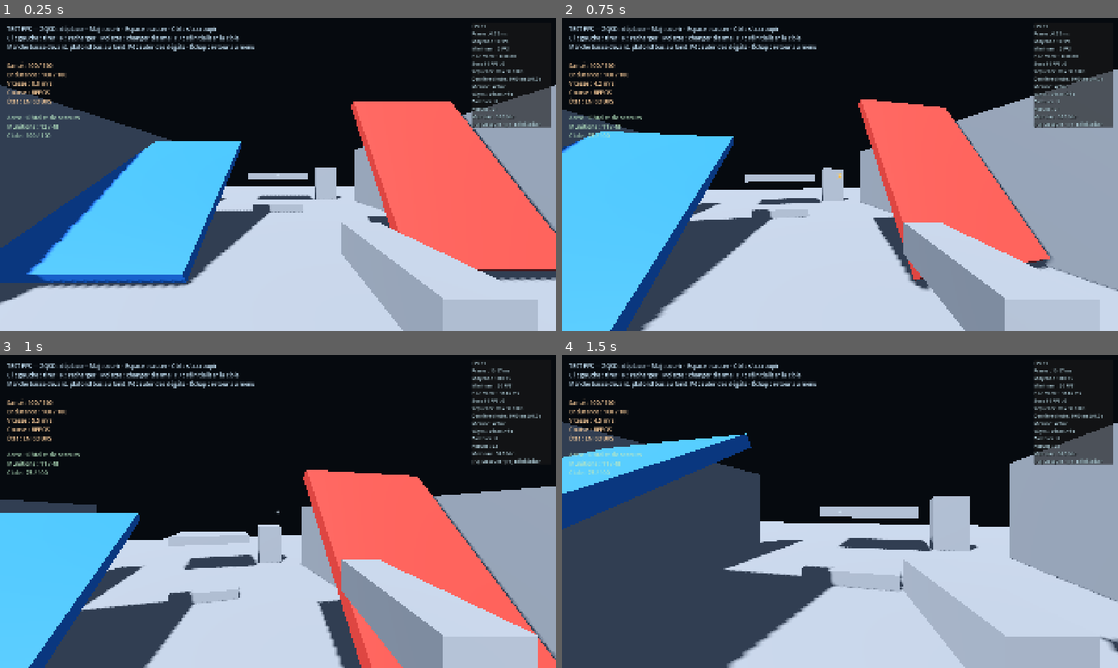
Above: before the commit, frames 1-4 (two rows, left to right).
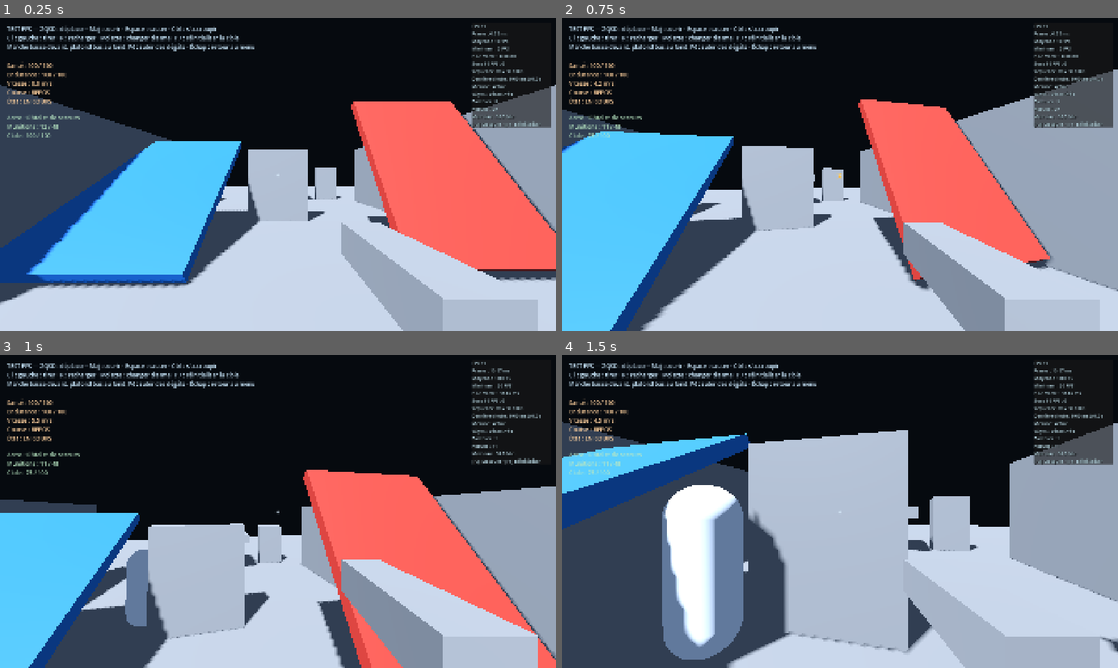
Above: after the commit, the same moments.

Repository: ServOMorph/jeu_zombies
Game: Godot game, scene res://world/dev_player_test.tscn
Two runs of this game, one before a commit and one after it. Both use one fixed random seed, a clock stepped at 60 frames per second and the inputs below. This scene is started directly instead of the project's main scene.
Inputs (mouse positions are in pixels of both pictures, inside the frame that each line leads up to):
- Up to frame 1 (0.25 s): no input
- Up to frame 2 (0.75 s): tap Enter at 0.5 s; move the mouse to (867, 174) at 0.52 s; hold W (move_forward) from 0.53 s (still down); right-click (867, 174) at 0.6 s; click (867, 174) at 0.67 s
- Up to frame 3 (1 s): keep holding W (move_forward); tap Space (jump) at 0.77 s
- Up to frame 4 (1.5 s): keep holding W (move_forward); move the mouse to (812, 511) at 1.27 s; tap Ctrl (crouch) at 1.35 s

The runs differ from the first frame. In frame 1, 2.1% of the frame differs, in the area x 44-90%, y 28-65%; in frame 2, 2.9%; in frame 3, 6.3%; in frame 4, 24%, in the area x 18-90%, y 24-98%.

Commit message:
close(jeu_zombies): session 2026-07-25 — M1 et M2.1 validés

Diff:
--- /dev/null
+++ b/enemies/data/zombie_standard.tres
@@ -0,0 +1,14 @@
+[gd_resource type="Resource" script_class="ZombieDefinition" load_steps=2 format=3]
+
+[ext_resource type="Script" path="res://enemies/zombie_definition.gd" id="1_definition"]
+
+[resource]
+script = ExtResource("1_definition")
+display_name = "Zombie standard"
+max_health = 100.0
+move_speed = 2.8
+attack_damage = 15.0
+attack_range_meters = 1.6
+attack_cooldown_seconds = 1.0
+path_refresh_seconds = 0.35
+credit_reward = 50
--- /dev/null
+++ b/enemies/zombie_definition.gd
@@ -0,0 +1,11 @@
+class_name ZombieDefinition
+extends Resource
+
+@export var display_name := "Zombie standard"
+@export_range(1.0, 1000.0, 1.0) var max_health := 100.0
+@export_range(0.1, 20.0, 0.1) var move_speed := 2.8
+@export_range(1.0, 500.0, 1.0) var attack_damage := 15.0
+@export_range(0.5, 5.0, 0.1) var attack_range_meters := 1.6
+@export_range(0.1, 5.0, 0.05) var attack_cooldown_seconds := 1.0
+@export_range(0.05, 3.0, 0.05) var path_refresh_seconds := 0.35
+@export_range(0, 10000, 1) var credit_reward := 50
--- /dev/null
+++ b/enemies/zombie_standard.gd
@@ -0,0 +1,226 @@
+class_name ZombieStandard
+extends CharacterBody3D
+
+signal state_changed(new_state: State)
+signal health_changed(current_health: float, maximum_health: float)
+signal attacked(target: Node, damage: float)
+signal died
+signal reward_granted(credits: int)
+
+enum State {
+	INACTIVE,
+	SPAWNING,
+	CHASING,
+	ATTACKING,
+	HURT,
+	DYING,
+}
+
+@export var definition: ZombieDefinition
+@export_range(0.0, 5.0, 0.05) var spawn_delay_seconds := 0.45
+@export_range(0.0, 3.0, 0.05) var hurt_feedback_seconds := 0.16
+@export_flags_3d_physics var attack_collision_mask := 1
+
+@onready var navigation_agent: NavigationAgent3D = $NavigationAgent3D
+@onready var collision_shape: CollisionShape3D = $CollisionShape3D
+@onready var body_visual: MeshInstance3D = $BodyVisual
+
+var state: State = State.INACTIVE
+var health := 0.0
+var _target: Node3D
+var _spawn_remaining := 0.0
+var _hurt_remaining := 0.0
+var _attack_cooldown_remaining := 0.0
+var _path_refresh_remaining := 0.0
+var _reward_has_been_granted := false
+var _body_material: StandardMaterial3D
+
+
+func _ready() -> void:
+	add_to_group("zombies")
+	_body_material = StandardMaterial3D.new()
+	_body_material.albedo_color = Color.WHITE
+	_body_material.roughness = 0.85
+	body_visual.material_override = _body_material
+	if definition == null:
+		definition = ZombieDefinition.new()
+	activate()
+
+
+func activate(target: Node3D = null) -> void:
+	if definition == null:
+		definition = ZombieDefinition.new()
+	_target = target
+	health = definition.max_health
+	_spawn_remaining = spawn_delay_seconds
+	_hurt_remaining = 0.0
+	_attack_cooldown_remaining = 0.0
+	_path_refresh_remaining = 0.0
+	_reward_has_been_granted = false
+	velocity = Vector3.ZERO
+	if collision_shape != null:
+		collision_shape.disabled = false
+	set_physics_process(true)
+	_set_state(State.SPAWNING)
+	health_changed.emit(health, definition.max_health)
+
+
+func deactivate() -> void:
+	velocity = Vector3.ZERO
+	if collision_shape != null:
+		collision_shape.set_deferred("disabled", true)
+	_set_state(State.INACTIVE)
+	set_physics_process(false)
+
+
+func receive_damage(amount: float) -> bool:
+	if amount <= 0.0 or state == State.INACTIVE or state == State.DYING:
+		return false
+	health = maxf(0.0, health - amount)
+	health_changed.emit(health, definition.max_health)
+	if health == 0.0:
+		_die()
+		return true
+	_hurt_remaining = hurt_feedback_seconds
+	_set_state(State.HURT)
+	return true
+
+
+func _physics_process(delta: float) -> void:
+	if state == State.SPAWNING:
+		_spawn_remaining = maxf(0.0, _spawn_remaining - delta)
+		if _spawn_remaining == 0.0:
+			_set_state(State.CHASING)
+		return
+	if state == State.HURT:
+		_hurt_remaining = maxf(0.0, _hurt_remaining - delta)
+		if _hurt_remaining == 0.0:
+			_set_state(State.CHASING)
+		return
+	if state == State.DYING or state == State.INACTIVE:
+		return
+
+	_resolve_target()
+	if _target == null:
+		velocity = Vector3.ZERO
+		return
+
+	var distance := global_position.distance_to(_target.global_position)
+	if is_attack_valid(distance, definition.attack_range_meters, _has_clear_attack_line()):
+		_set_state(State.ATTACKING)
+		_try_attack(delta)
+		return
+
+	_set_state(State.CHASING)
+	_move_toward_target(delta)
+
+
+func _move_toward_target(delta: float) -> void:
+	_path_refresh_remaining -= delta
+	if should_refresh_path(_path_refresh_remaining, definition.path_refresh_seconds):
+		navigation_agent.target_position = _target.global_position
+		_path_refresh_remaining = definition.path_refresh_seconds
+	var next_position := _target.global_position
+	if (
+		NavigationServer3D.map_get_iteration_id(navigation_agent.get_navigation_map()) > 0
+		and not navigation_agent.is_navigation_finished()
+	):
+		next_position = navigation_agent.get_next_path_position()
+	var direction := global_position.direction_to(next_position)
+	direction.y = 0.0
+	if direction.length_squared() == 0.0:
+		velocity = Vector3.ZERO
+		return
+	direction = direction.normalized()
+	velocity.x = direction.x * definition.move_speed
+	velocity.z = direction.z * definition.move_speed
+	move_and_slide()
+	_separate_from_neighbours()
+
+
+func _try_attack(delta: float) -> void:
+	velocity = Vector3.ZERO
+	_attack_cooldown_remaining = maxf(0.0, _attack_cooldown_remaining - delta)
+	if _attack_cooldown_remaining > 0.0 or _target == null:
+		return
+	var distance := global_position.distance_to(_target.global_position)
+	if not is_attack_valid(distance, definition.attack_range_meters, _has_clear_attack_line()):
+		_set_state(State.CHASING)
+		return
+	if _target.has_method("receive_damage") and _target.call("receive_damage", definition.attack_damage):
+		attacked.emit(_target, definition.attack_damage)
+	_attack_cooldown_remaining = definition.attack_cooldown_seconds
+
+
+func _resolve_target() -> void:
+	if is_instance_valid(_target):
+		return
+	var players := get_tree().get_nodes_in_group("player")
+	_target = players.front() as Node3D if not players.is_empty() else null
+
+
+func _has_clear_attack_line() -> bool:
+	if _target == null:
+		return false
+	var origin := global_position + Vector3.UP * 0.9
+	var destination := _target.global_position + Vector3.UP * 0.9
+	var query := PhysicsRayQueryParameters3D.create(origin, destination, attack_collision_mask)
+	query.exclude = [get_rid()]
+	var hit := get_world_3d().direct_space_state.intersect_ray(query)
+	return not hit.is_empty() and hit["collider"] == _target
+
+
+func _separate_from_neighbours() -> void:
+	var push := Vector3.ZERO
+	for neighbour: Node in get_tree().get_nodes_in_group("zombies"):
+		if neighbour == self or not neighbour is ZombieStandard:
+			continue
+		var offset := global_position - (neighbour as ZombieStandard).global_position
+		offset.y = 0.0
+		var distance := offset.length()
+		if distance > 0.001 and distance < 0.7:
+			push += offset.normalized() * (0.7 - distance)
+	if not push.is_zero_approx():
+		velocity += push.normalized() * 0.8
+
+
+func _die() -> void:
+	if state == State.DYING:
+		return
+	velocity = Vector3.ZERO
+	_set_state(State.DYING)
+	if collision_shape != null:
+		collision_shape.set_deferred("disabled", true)
+	if not _reward_has_been_granted:
+		_reward_has_been_granted = true
+		reward_granted.emit(definition.credit_reward)
+	died.emit()
+
+
+func _set_state(new_state: State) -> void:
+	if state == new_state:
+		return
+	state = new_state
+	if body_visual != null:
+		_body_material.albedo_color = _state_color(new_state)
+	state_changed.emit(state)
+
+
+static func is_attack_valid(distance: float, attack_range: float, has_clear_line: bool) -> bool:
+	return distance <= attack_range and has_clear_line
+
+
+static func should_refresh_path(remaining_seconds: float, refresh_seconds: float) -> bool:
+	return remaining_seconds <= 0.0 and refresh_seconds > 0.0
+
+
+static func _state_color(new_state: State) -> Color:
+	match new_state:
+		State.SPAWNING:
+			return Color(0.65, 0.8, 0.95, 1.0)
+		State.HURT:
+			return Color(1.0, 0.45, 0.3, 1.0)
+		State.DYING:
+			return Color(0.22, 0.22, 0.22, 1.0)
+		_:
+			return Color.WHITE
--- /dev/null
+++ b/enemies/zombie_standard.tscn
@@ -0,0 +1,30 @@
+[gd_scene load_steps=5 format=3]
+
+[ext_resource type="Script" path="res://enemies/zombie_standard.gd" id="1_zombie"]
+[ext_resource type="Resource" path="res://enemies/data/zombie_standard.tres" id="2_definition"]
+
+[sub_resource type="CapsuleShape3D" id="CapsuleShape3D_zombie"]
+radius = 0.36
+height = 1.8
+
+[sub_resource type="CapsuleMesh" id="CapsuleMesh_zombie"]
+radius = 0.36
+height = 1.8
+
+[node name="ZombieStandard" type="CharacterBody3D"]
+script = ExtResource("1_zombie")
+definition = ExtResource("2_definition")
+
+[node name="CollisionShape3D" type="CollisionShape3D" parent="."]
+position = Vector3(0, 0.9, 0)
+shape = SubResource("CapsuleShape3D_zombie")
+
+[node name="BodyVisual" type="MeshInstance3D" parent="."]
+position = Vector3(0, 0.9, 0)
+mesh = SubResource("CapsuleMesh_zombie")
+
+[node name="NavigationAgent3D" type="NavigationAgent3D" parent="."]
+path_desired_distance = 0.4
+target_desired_distance = 1.2
+avoidance_enabled = true
+radius = 0.4
--- a/player/player.tscn
+++ b/player/player.tscn
@@ -23,6 +23,7 @@
 
 [node name="Player" type="CharacterBody3D"]
 script = ExtResource("1_controller")
+groups = ["player"]
 
 [node name="CollisionShape3D" type="CollisionShape3D" parent="."]
 position = Vector3(0, 0.9, 0)
--- a/player/player_controller.gd
+++ b/player/player_controller.gd
@@ -51,6 +51,7 @@
 
 
 func _ready() -> void:
+	add_to_group("player")
 	vitals.configure(
 		max_health,
 		damage_invulnerability_seconds,
--- /dev/null
+++ b/tests/test_zombie_standard.gd
@@ -0,0 +1,53 @@
+extends RefCounted
+
+const ZOMBIE_STANDARD := preload("res://enemies/zombie_standard.gd")
+const ZOMBIE_DEFINITION := preload("res://enemies/zombie_definition.gd")
+
+
+class SignalObserver:
+	extends RefCounted
+
+	var deaths := 0
+	var rewards := 0
+
+	func _on_died() -> void:
+		deaths += 1
+
+	func _on_reward(_credits: int) -> void:
+		rewards += 1
+
+
+func run_tests() -> Array[String]:
+	var failures: Array[String] = []
+	if not ZOMBIE_STANDARD.is_attack_valid(1.5, 1.6, true):
+		failures.append("une cible à portée et visible doit être attaquable")
+	if ZOMBIE_STANDARD.is_attack_valid(1.7, 1.6, true):
+		failures.append("une cible hors portée ne doit pas être attaquable")
+	if ZOMBIE_STANDARD.is_attack_valid(1.0, 1.6, false):
+		failures.append("un obstacle doit empêcher l'attaque")
+	if not ZOMBIE_STANDARD.should_refresh_path(0.0, 0.35):
+		failures.append("un chemin doit être actualisé à échéance")
+	if ZOMBIE_STANDARD.should_refresh_path(0.1, 0.35):
+		failures.append("un chemin ne doit pas être recalculé avant son échéance")
+
+	var zombie := ZOMBIE_STANDARD.new()
+	var definition := ZOMBIE_DEFINITION.new()
+	definition.max_health = 40.0
+	definition.credit_reward = 25
+	zombie.definition = definition
+	var observer := SignalObserver.new()
+	zombie.died.connect(observer._on_died)
+	zombie.reward_granted.connect(observer._on_reward)
+	zombie.activate()
+	if not zombie.receive_damage(40.0):
+		failures.append("un zombie actif doit recevoir les dégâts")
+	if zombie.state != ZOMBIE_STANDARD.State.DYING:
+		failures.append("un dégât létal doit faire mourir le zombie")
+	if observer.deaths != 1 or observer.rewards != 1:
+		failures.append("la mort et la récompense doivent être émises une seule fois")
+	if zombie.receive_damage(1.0):
+		failures.append("un zombie mort ne doit plus recevoir de dégâts")
+	if observer.deaths != 1 or observer.rewards != 1:
+		failures.append("un zombie mort ne doit pas réémettre sa mort ou sa récompense")
+	zombie.free()
+	return failures
--- a/world/dev_player_test.tscn
+++ b/world/dev_player_test.tscn
@@ -1,10 +1,11 @@
-[gd_scene load_steps=21 format=3]
+[gd_scene load_steps=23 format=3]
 
 [ext_resource type="PackedScene" path="res://player/player.tscn" id="1_player"]
 [ext_resource type="Script" path="res://world/dev_player_test.gd" id="2_world"]
 [ext_resource type="PackedScene" path="res://weapons/target_dummy.tscn" id="3_target"]
 [ext_resource type="Script" path="res://weapons/combat_audio_feedback.gd" id="4_audio"]
 [ext_resource type="PackedScene" path="res://ui/dev_overlay/dev_metrics_overlay.tscn" id="5_overlay"]
+[ext_resource type="PackedScene" path="res://enemies/zombie_standard.tscn" id="6_zombie"]
 
 [sub_resource type="Environment" id="Environment_test"]
 background_mode = 1
@@ -57,6 +58,16 @@
 albedo_color = Color(0.78, 0.24, 0.2, 1)
 roughness = 0.65
 
+[sub_resource type="BoxMesh" id="BoxMesh_navigation_obstacle"]
+size = Vector3(2, 2.4, 0.5)
+
+[sub_resource type="BoxShape3D" id="BoxShape3D_navigation_obstacle"]
+size = Vector3(2, 2.4, 0.5)
+
+[sub_resource type="NavigationMesh" id="NavigationMesh_test"]
+vertices = PackedVector3Array(-19, 0, -19, -1.5, 0, -19, 1.5, 0, -19, 19, 0, -19, -19, 0, -1.25, -1.5, 0, -1.25, 1.5, 0, -1.25, 19, 0, -1.25, -19, 0, -0.75, -1.5, 0, -0.75, 1.5, 0, -0.75, 19, 0, -0.75, -19, 0, 19, -1.5, 0, 19, 1.5, 0, 19, 19, 0, 19)
+polygons = [PackedInt32Array(0, 1, 5, 4), PackedInt32Array(1, 2, 6, 5), PackedInt32Array(2, 3, 7, 6), PackedInt32Array(4, 5, 9, 8), PackedInt32Array(6, 7, 11, 10), PackedInt32Array(8, 9, 13, 12), PackedInt32Array(9, 10, 14, 13), PackedInt32Array(10, 11, 15, 14)]
+
 [node name="DevPlayerTest" type="Node3D"]
 script = ExtResource("2_world")
 
@@ -76,6 +87,18 @@
 [node name="CollisionShape3D" type="CollisionShape3D" parent="Floor"]
 position = Vector3(0, -0.1, 0)
 shape = SubResource("BoxShape3D_floor")
+
+[node name="NavigationRegion3D" type="NavigationRegion3D" parent="."]
+navigation_mesh = SubResource("NavigationMesh_test")
+
+[node name="NavigationObstacle" type="StaticBody3D" parent="."]
+position = Vector3(0, 1.2, -1)
+
+[node name="MeshInstance3D" type="MeshInstance3D" parent="NavigationObstacle"]
+mesh = SubResource("BoxMesh_navigation_obstacle")
+
+[node name="CollisionShape3D" type="CollisionShape3D" parent="NavigationObstacle"]
+shape = SubResource("BoxShape3D_navigation_obstacle")
 
 [node name="LeftWall" type="StaticBody3D" parent="."]
 position = Vector3(-5, 1.5, 0)
@@ -214,3 +237,6 @@
 
 [node name="TargetDummy" parent="." instance=ExtResource("3_target")]
 position = Vector3(3, 1, -7)
+
+[node name="ZombieStandard" parent="." instance=ExtResource("6_zombie")]
+position = Vector3(0, 0.01, -2)
Not shown, added: enemies/zombie_definition.gd.uid
Not shown, added: enemies/zombie_standard.gd.uid
Not shown, added: tests/test_zombie_standard.gd.uid
Not shown, changed: CHANGELOG.md
Not shown, changed: README.md
Not shown, changed: _contexte/contexte.md
Not shown, changed: _contexte/signals.md
Not shown, changed: _docs/validation_v1.md
Not shown, changed: roadmap_v1.md
Not shown, changed: tests_manuels.md
